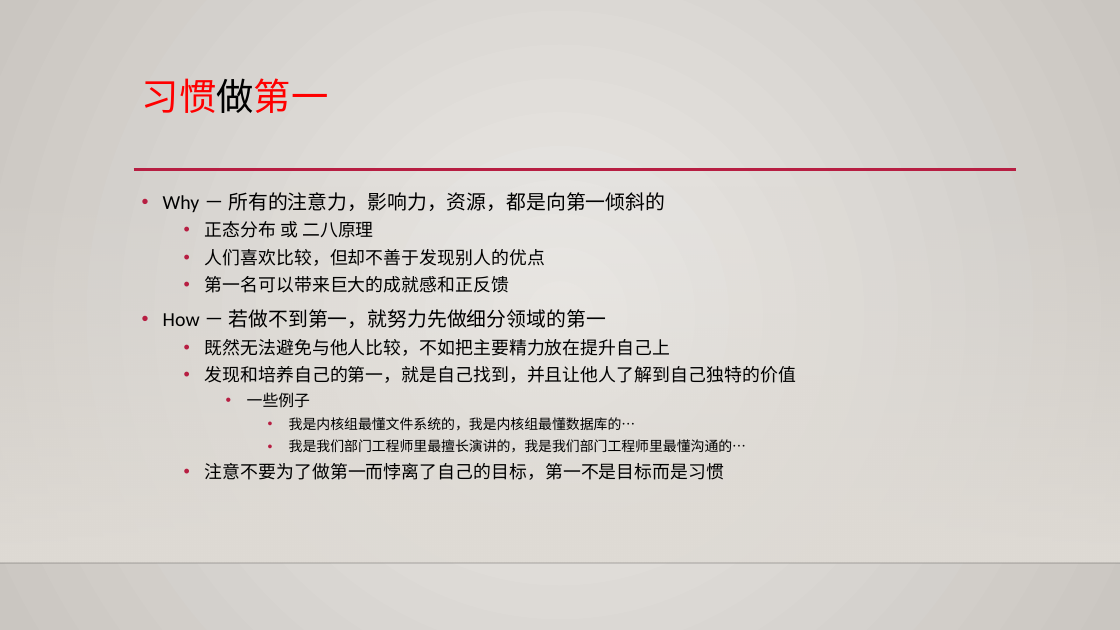
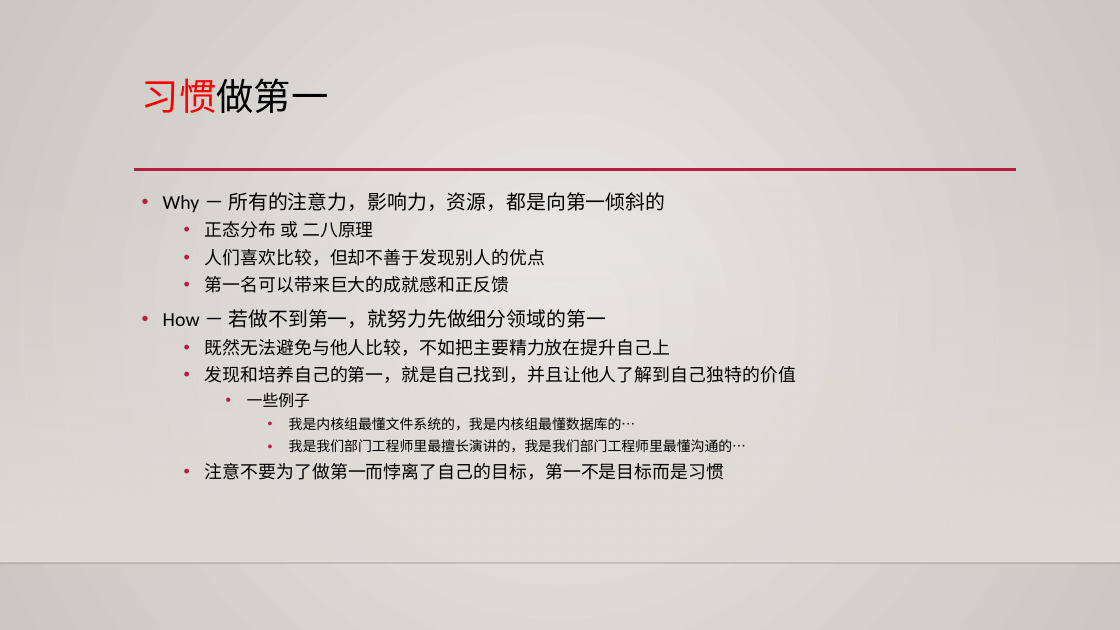
Before and after one commit to yangoliver/mydoc, a slide deck: slide 9 of slides/2016/career_personal_dev.pptx. Drawn at 1120x630 pixels with LibreOffice and Linux fonts; fonts in the diff are those of the drawing; background and template pictures are left out. Boxes give left, top, right and bottom in pixels: in the first picture for what was removed or moved away, otherwise in the second. Text is boxed around its words. In the diff, an @@ line names an element or a change of style, - is before the commit and + after.

```diff
--- a/slides/2016/career_personal_dev.pptx
+++ b/slides/2016/career_personal_dev.pptx
@@ title "习惯做第一" at [142, 78, 329, 113]: text colour #FF0000 to #000000 in "习惯做第一" @@
```
Also in this commit, not shown: 10 other slides changed.
